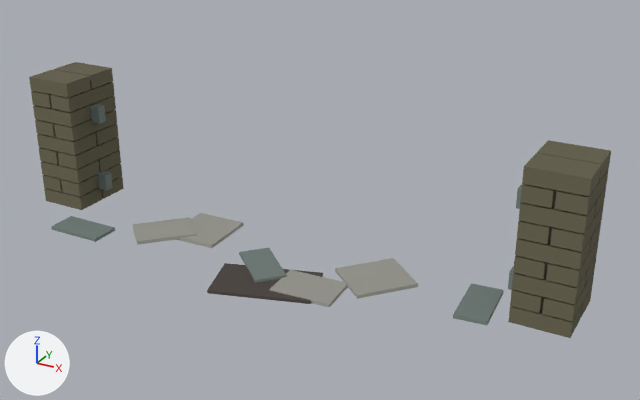
A saved change to the FBX model entregas/teo-modelado/muro-estados/puerta_vehiculos/SM_PuertaVehiculos_v0_TuboChapa_e3_Brecha_LOD0.fbx.
The view is the same before and after, from a 50 mm lens placed at (6.91, -11.42, 6.68), pointed at (0.55, 0.15, 0.9). Every picture has the same lights, and +X, +Y and +Z are marked at lower left. The first picture is the older version. Where no turn or scale is listed for an object, it has been applied to the vertices.

Names of what the first picture shows: 'SM_bloques.puerta_estados_v3_LOD0' and 2 more.
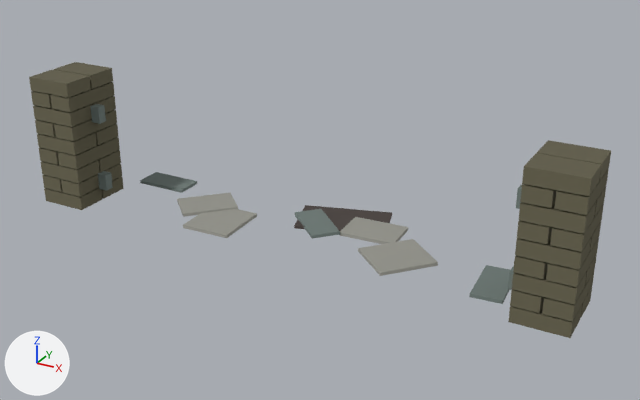
Pixel boxes [x1, y1, x2, y2] of what changed, in the pictures (640 x 400 px; the box of a moved part takes in the faces that stretch with it):
part 1 of me_sm_bloques_puerta_estados_v3_lod0_001, moved or reshaped
    before: [51, 216, 115, 242]
    after: [140, 172, 197, 193]
part 2 of me_sm_bloques_puerta_estados_v3_lod0_001, moved or reshaped
    before: [132, 217, 197, 245]
    after: [177, 193, 238, 217]
part 3 of me_sm_bloques_puerta_estados_v3_lod0_001, moved or reshaped
    before: [177, 213, 244, 248]
    after: [183, 209, 257, 238]
part 4 of me_sm_bloques_puerta_estados_v3_lod0_001, moved or reshaped
    before: [239, 248, 287, 283]
    after: [295, 209, 340, 239]
part 5 of me_sm_bloques_puerta_estados_v3_lod0_001, moved or reshaped
    before: [269, 270, 348, 307]
    after: [340, 217, 408, 244]
part 6 of me_sm_bloques_puerta_estados_v3_lod0_001, moved or reshaped
    before: [335, 258, 418, 299]
    after: [358, 239, 438, 276]
part 7 of me_sm_bloques_puerta_estados_v3_lod0_001, moved or reshaped
    before: [453, 283, 504, 325]
    after: [469, 265, 510, 304]
part 8 of me_sm_bloques_puerta_estados_v3_lod0_001, moved or reshaped
    before: [207, 263, 323, 304]
    after: [294, 205, 392, 231]

Patch to the scene script:
```diff
--- a/entregas/teo-modelado/muro-estados/puerta_vehiculos/SM_PuertaVehiculos_v0_TuboChapa_e3_Brecha_LOD0.fbx.py
+++ b/entregas/teo-modelado/muro-estados/puerta_vehiculos/SM_PuertaVehiculos_v0_TuboChapa_e3_Brecha_LOD0.fbx.py
@@ me_sm_bloques_puerta_estados_v3_lod0_001 @@
 # used by ob_sm_bloques_puerta_estados_v3_lod0; location = (0.0, 0.0, 0.0)
-me_sm_bloques_puerta_estados_v3_lod0_001.from_pydata(...)  # 352 vertices, 264 faces; spans x -4.89..4.89, y -1.97..0.58, z 0.01..2.39
+me_sm_bloques_puerta_estados_v3_lod0_001.from_pydata(...)  # 352 vertices, 264 faces; spans x -4.89..4.89, y -0.58..1.97, z 0.0..2.39
+# me_sm_bloques_puerta_estados_v3_lod0_001 part 1: the loose piece of 8 vertices spanning x -3.9..-2.9, y -1.45..-0.95, z 0.01..0.07 is moved by (0.0, 2.4, 0.0)
+# me_sm_bloques_puerta_estados_v3_lod0_001 part 2: the loose piece of 8 vertices spanning x -2.68..-1.48, y -1.24..-0.03, z 0.04..0.1 is moved by (0.0, 1.27, 0.0)
+# me_sm_bloques_puerta_estados_v3_lod0_001 part 3: the loose piece of 8 vertices spanning x -1.96..-1.03, y -0.73..0.3, z 0.01..0.07 is moved by (0.0, 0.43, 0.0)
+# me_sm_bloques_puerta_estados_v3_lod0_001 part 4: the loose piece of 8 vertices spanning x -0.46..0.61, y -1.41..-0.37, z 0.04..0.1 is moved by (0.0, 1.78, 0.0)
+# me_sm_bloques_puerta_estados_v3_lod0_001 part 5: the loose piece of 8 vertices spanning x 0.55..1.59, y -1.51..-0.76, z 0.01..0.07 is moved by (0.0, 2.27, 0.0)
+# me_sm_bloques_puerta_estados_v3_lod0_001 part 6: the loose piece of 8 vertices spanning x 1.17..2.5, y -1.07..0.27, z 0.04..0.1 is moved by (0.0, 0.8, 0.0)
+# me_sm_bloques_puerta_estados_v3_lod0_001 part 7: the loose piece of 8 vertices spanning x 3.19..3.78, y -0.86..0.18, z 0.01..0.07 is moved by (0.0, 0.69, 0.0)
+# me_sm_bloques_puerta_estados_v3_lod0_001 part 8: the loose piece of 8 vertices spanning x -0.5..1.3, y -1.97..-0.63, z 0.01..0.06 is moved by (0.0, 2.6, 0.0)
 me_sm_bloques_puerta_estados_v3_lod0_001.materials.append(mat_mat_paleta32)
```
